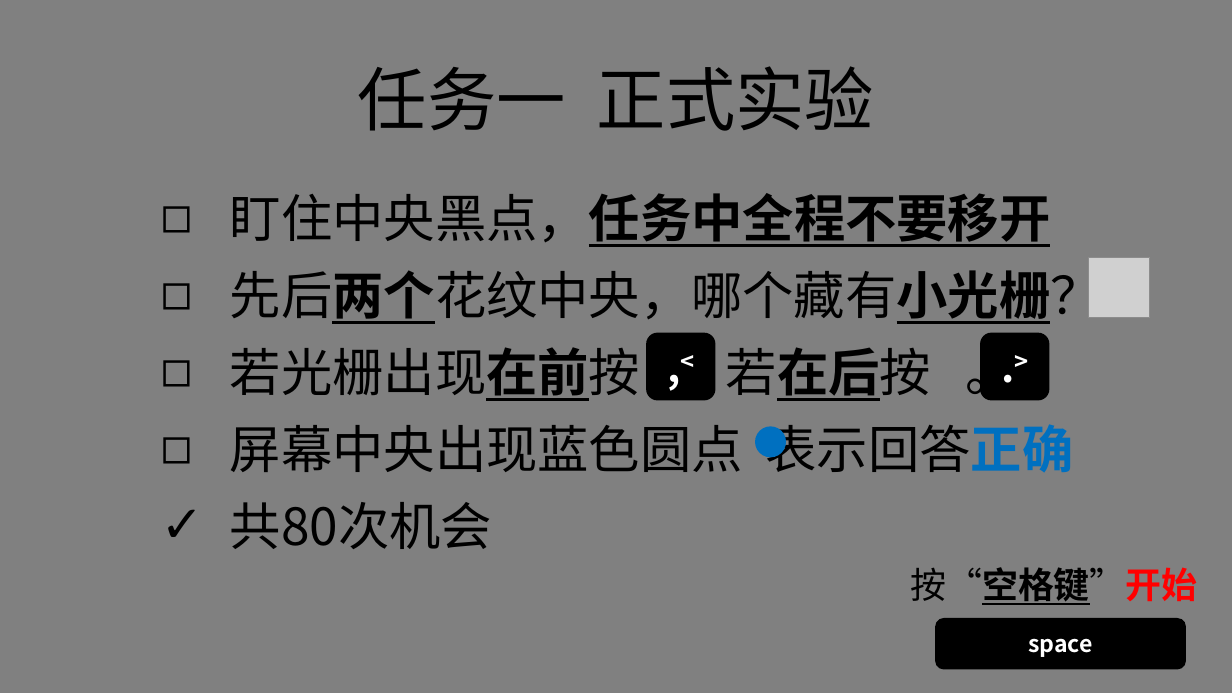
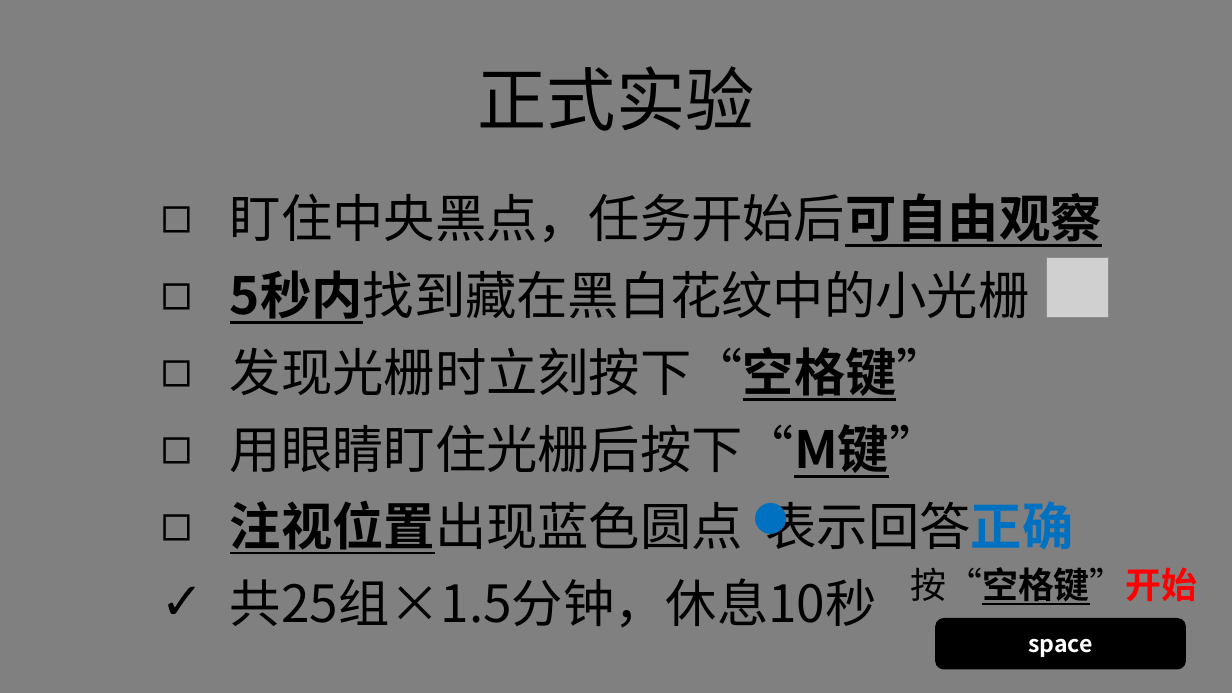
Before and after one commit to lyxose/FreeView, a slide deck: slide 13 of Instructions.pptx (slide 11 before the commit). Drawn at 1232x693 pixels with LibreOffice and Linux fonts; fonts in the diff are those of the drawing; grey boxes stand for pictures. Boxes give left, top, right and bottom in pixels: in the first picture for what was removed or moved away, otherwise in the second. Text is boxed around its words. In the diff, an @@ line names an element or a change of style, - is before the commit and + after.

```diff
--- a/Instructions.pptx
+++ b/Instructions.pptx
@@ text at [477, 66, 754, 131]: text changed @@
-任务一 正式实验
+正式实验
@@ text at [230, 193, 1102, 627]: text changed @@
-◻ 盯住中央黑点，任务中全程不要移开
-◻ 先后两个花纹中央，哪个藏有小光栅？
-◻ 若光栅出现在前按 ，若在后按 。
-◻ 屏幕中央出现蓝色圆点 表示回答正确
-✓ 共80次机会
+◻ 盯住中央黑点，任务开始后可自由观察
+◻ 5秒内找到藏在黑白花纹中的小光栅
+◻ 发现光栅时立刻按下“空格键”
+◻ 用眼睛盯住光栅后按下“M键”
+◻ 注视位置出现蓝色圆点 表示回答正确
+✓ 共25组×1.5分钟，休息10秒
@@ picture: place and size @@
-picture at [1089, 257, 1151, 317]
+picture at [1047, 257, 1109, 317]
@@ rounded rectangle removed at [646, 333, 715, 400] @@
-,<
@@ rounded rectangle removed at [981, 333, 1050, 400] @@
-.>
@@ ellipse: place and size @@
-ellipse at [755, 426, 787, 457]
+ellipse at [755, 503, 787, 534]
```
Also in this commit, not shown: 10 other slides changed, 6 slides removed, 36 other files.
